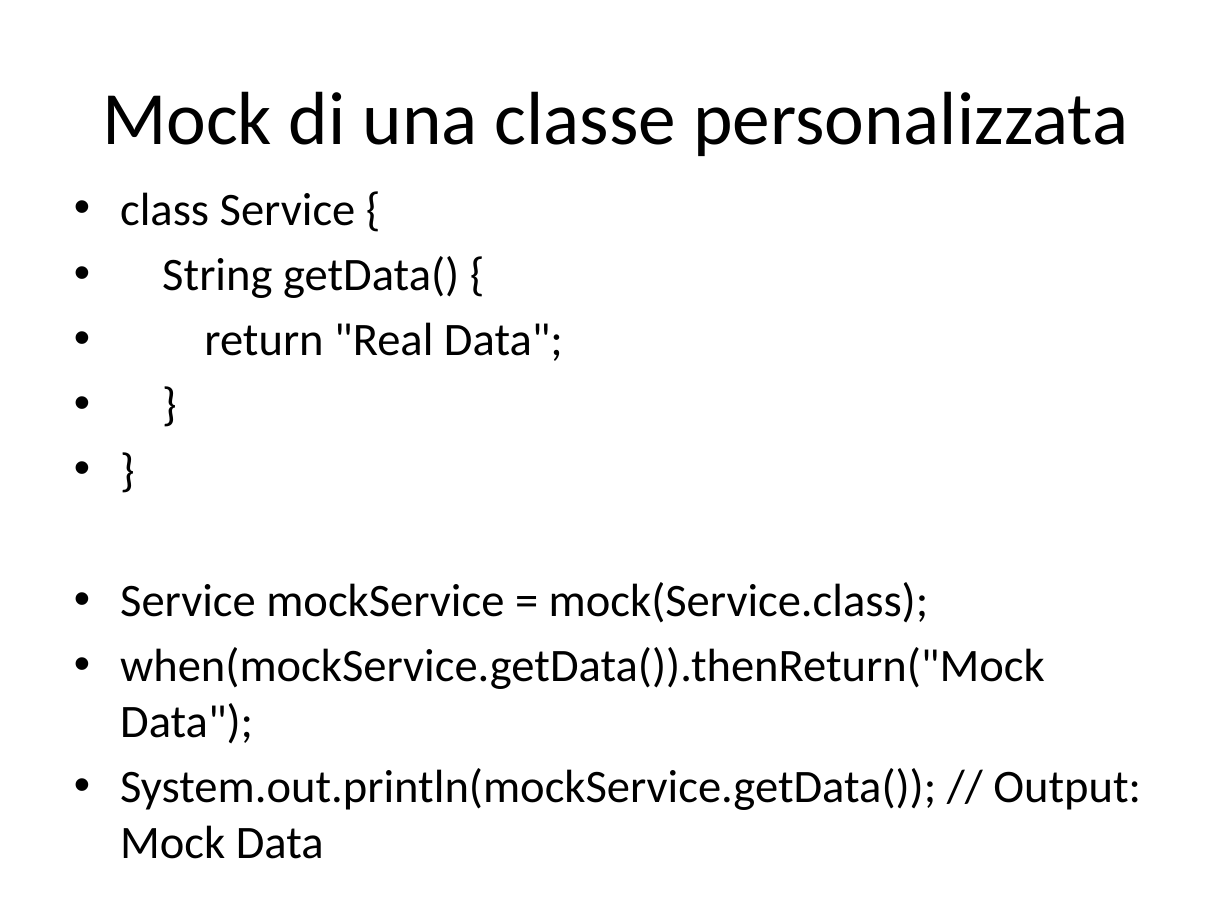
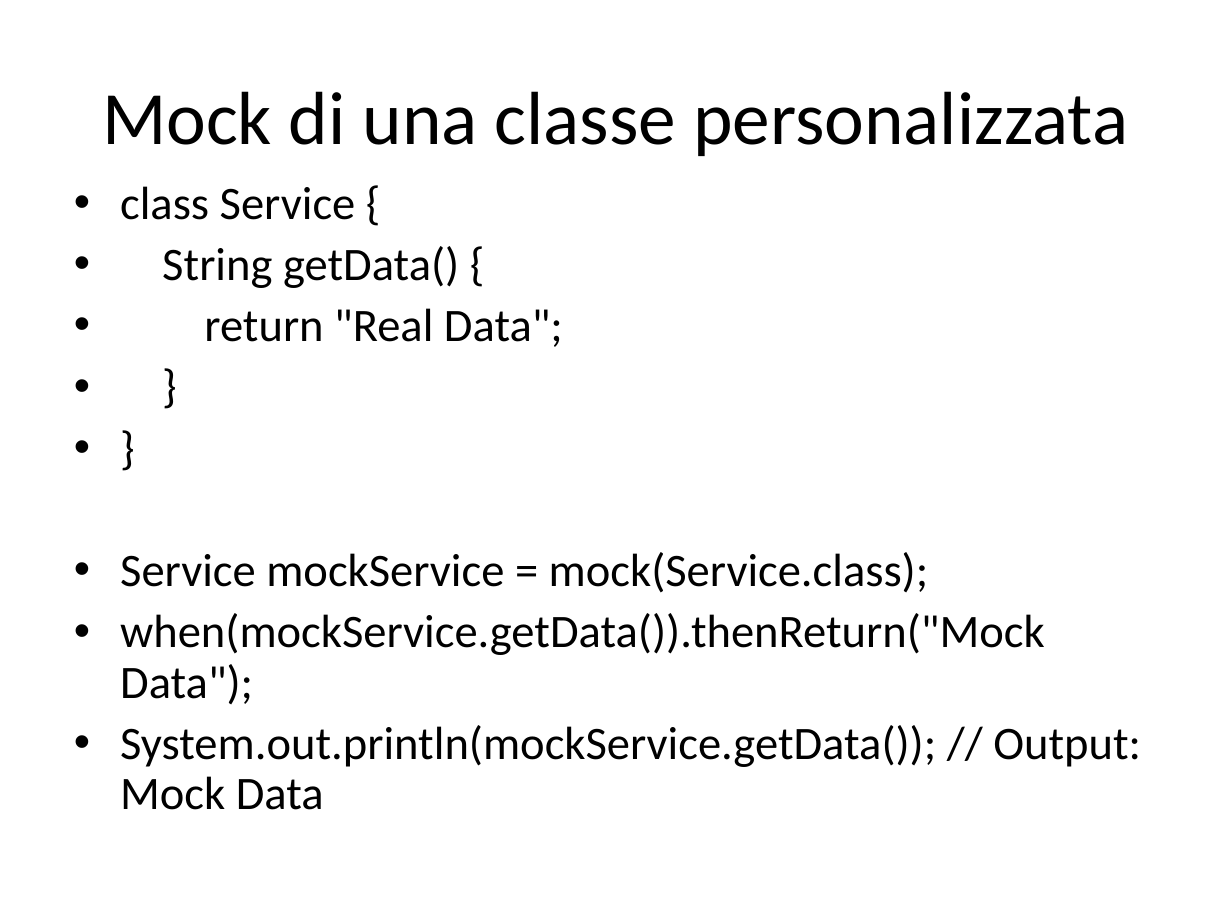
Before and after one commit to Skyblade93/AccademyJava, a slide deck: slide 8 of AccademiJava/Slide/Introduzione_a_Mockito.pptx. Drawn at 1232x924 pixels with LibreOffice and Linux fonts; fonts in the diff are those of the drawing. Boxes give left, top, right and bottom in pixels: in the first picture for what was removed or moved away, otherwise in the second. Text is boxed around its words. In the diff, an @@ line names an element or a change of style, - is before the commit and + after.

```diff
--- a/AccademiJava/Slide/Introduzione_a_Mockito.pptx
+++ b/AccademiJava/Slide/Introduzione_a_Mockito.pptx
@@ text "class Service {" at bbox=[120, 186, 1141, 810]: line spacing 1 to 0.9 @@
```
Also in this commit, not shown: 1 other slide changed, 3 other files.
